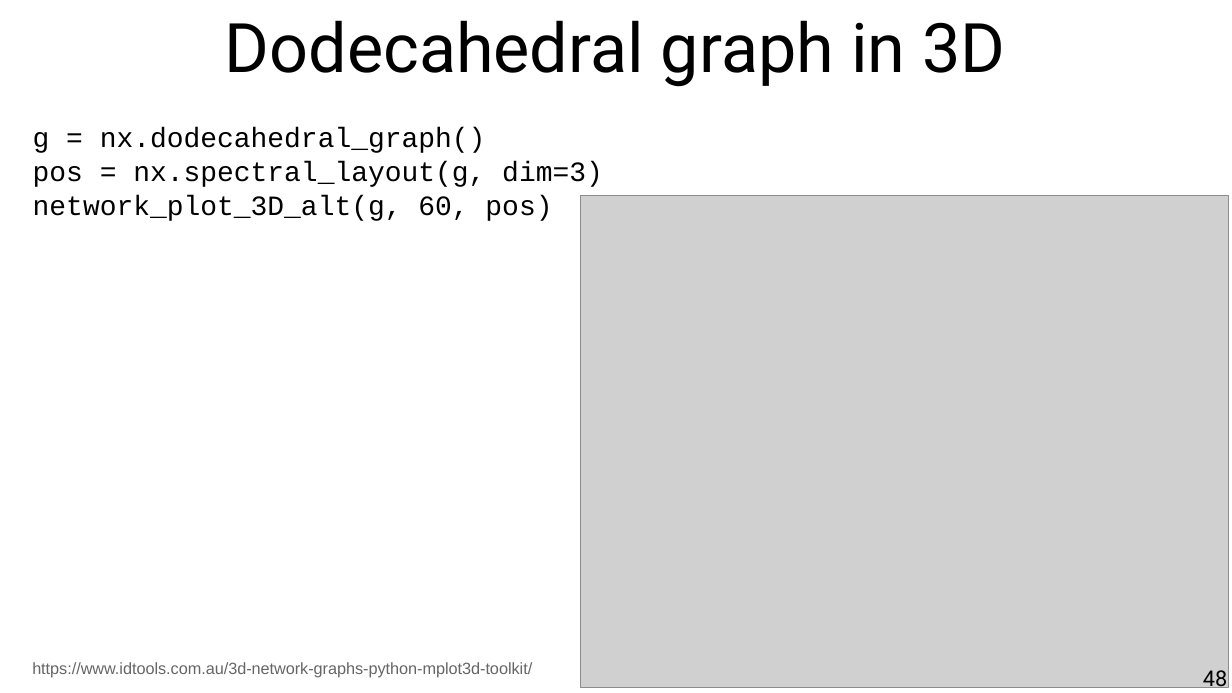
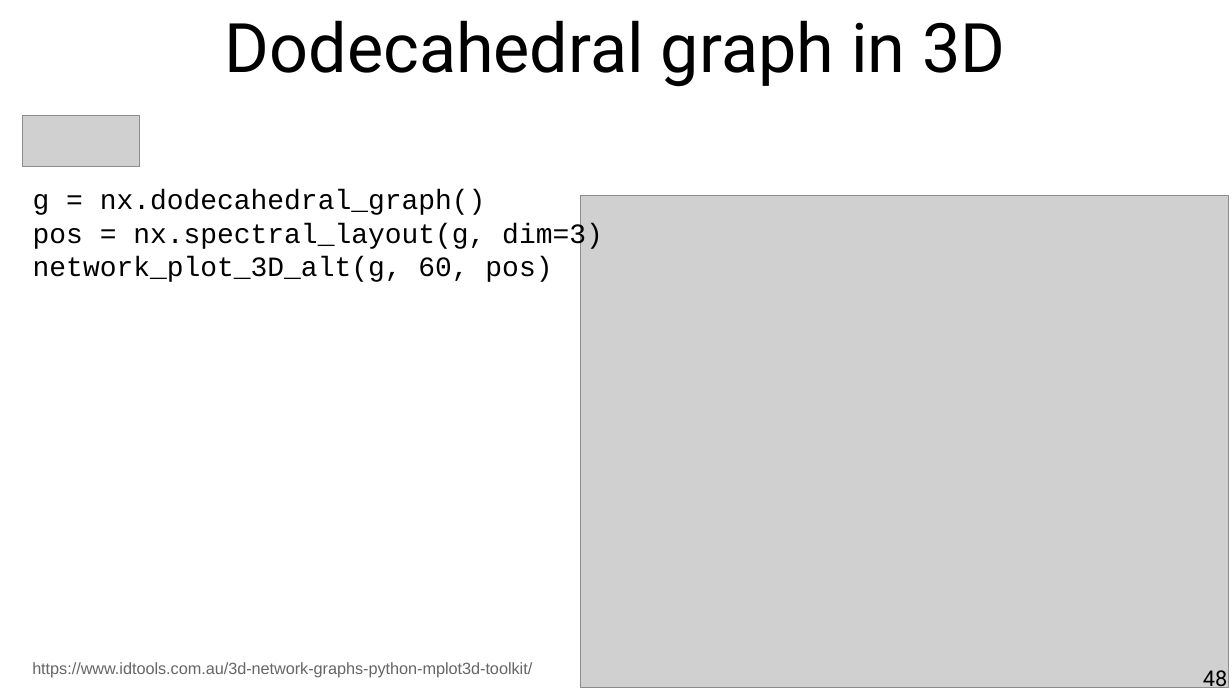
Before and after one commit to marco-calautti/data-mining-course, a slide deck: slide 48 of theory/tt12_spectral_graph_clustering.odp. Drawn at 1232x693 pixels with LibreOffice and Linux fonts; fonts in the diff are those of the drawing; grey boxes stand for pictures. Boxes give left, top, right and bottom in pixels: in the first picture for what was removed or moved away, otherwise in the second. Text is boxed around its words. In the diff, an @@ line names an element or a change of style, - is before the commit and + after.

```diff
--- a/theory/tt12_spectral_graph_clustering.odp
+++ b/theory/tt12_spectral_graph_clustering.odp
@@ picture added at (22, 115, 140, 165) @@
@@ text "g = nx.dodecahedral_graph()": place and size @@
-text "g = nx.dodecahedral_graph()" at (33, 128, 603, 221)
+text "g = nx.dodecahedral_graph()" at (33, 189, 603, 282)
```
Also in this commit, not shown: 28 other slides changed, 3 slides added, 1 slide removed, 1 other file.
